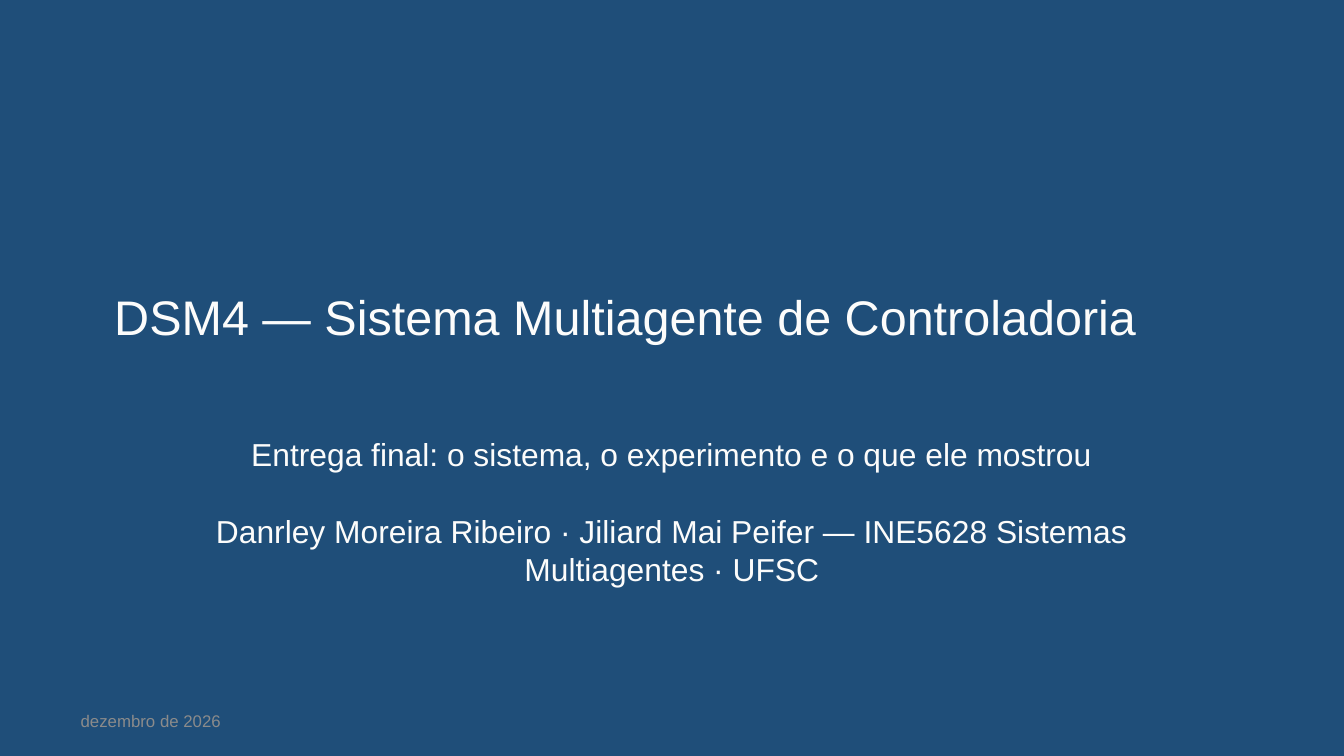
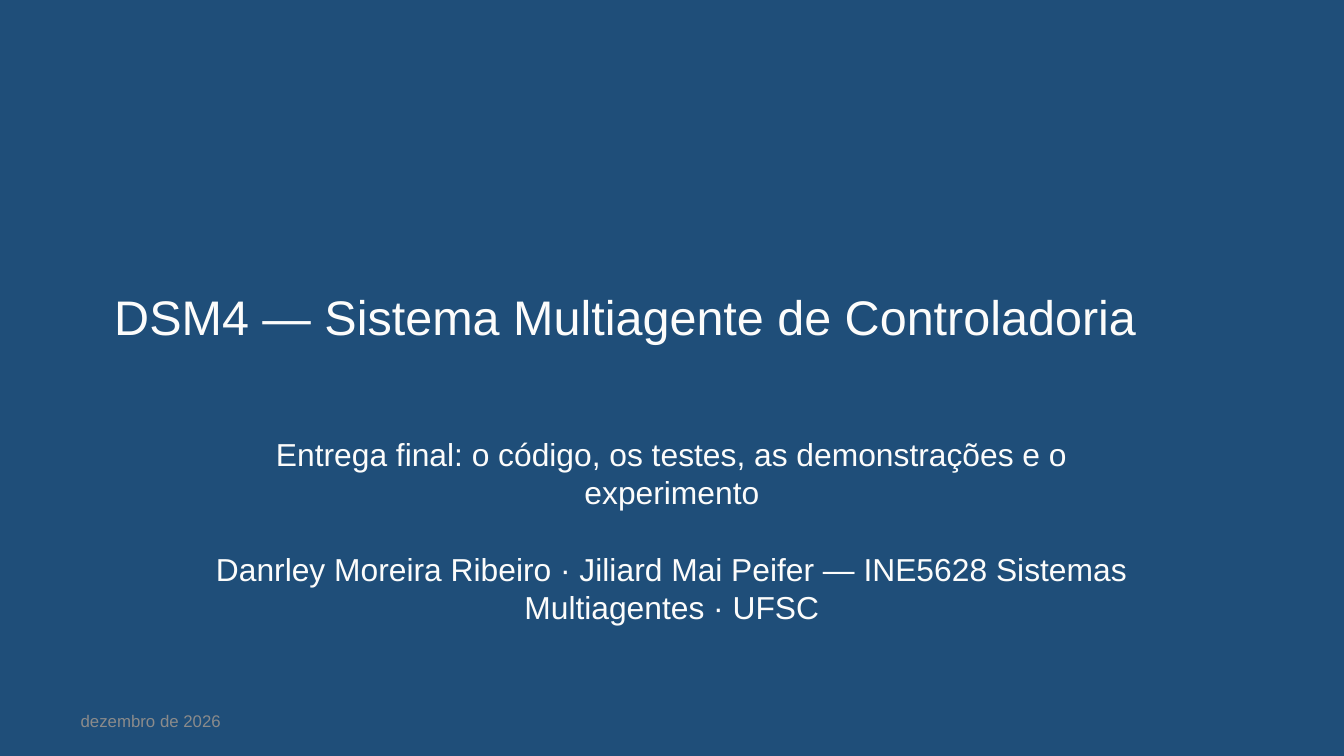
Before and after one commit to danrley-ribeiro/fin-dept-multiagents-project, a slide deck: slide 1 of entregas/dsm4/apresentacao/DSM4-apresentacao.pptx. Drawn at 1344x756 pixels with LibreOffice and Linux fonts; fonts in the diff are those of the drawing. Boxes give left, top, right and bottom in pixels: in the first picture for what was removed or moved away, otherwise in the second. Text is boxed around its words. In the diff, an @@ line names an element or a change of style, - is before the commit and + after.

```diff
--- a/entregas/dsm4/apresentacao/DSM4-apresentacao.pptx
+++ b/entregas/dsm4/apresentacao/DSM4-apresentacao.pptx
@@ subtitle at <box>216,442,1127,624</box>: text changed @@
-Entrega final: o sistema, o experimento e o que ele mostrou
-Danrley Moreira Ribeiro · Jiliard Mai Peifer — INE5628 Sistemas Multiagentes · UFSC
+Entrega final: o código, os testes, as demonstrações e o experimento
+Danrley Moreira Ribeiro · Jiliard Mai Peifer — INE5628 Sistemas Multiagentes · UFSC
```
Also in this commit, not shown: 10 other slides changed, 4 slides added, 1 slide removed, 2 other files.
